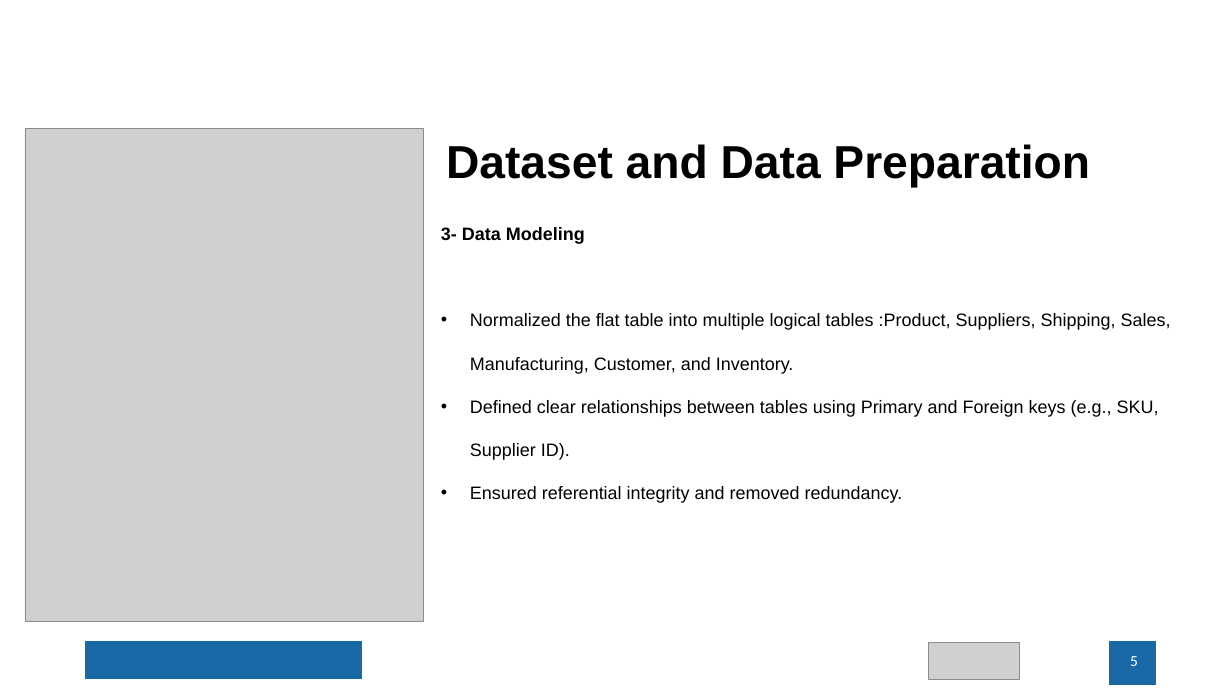
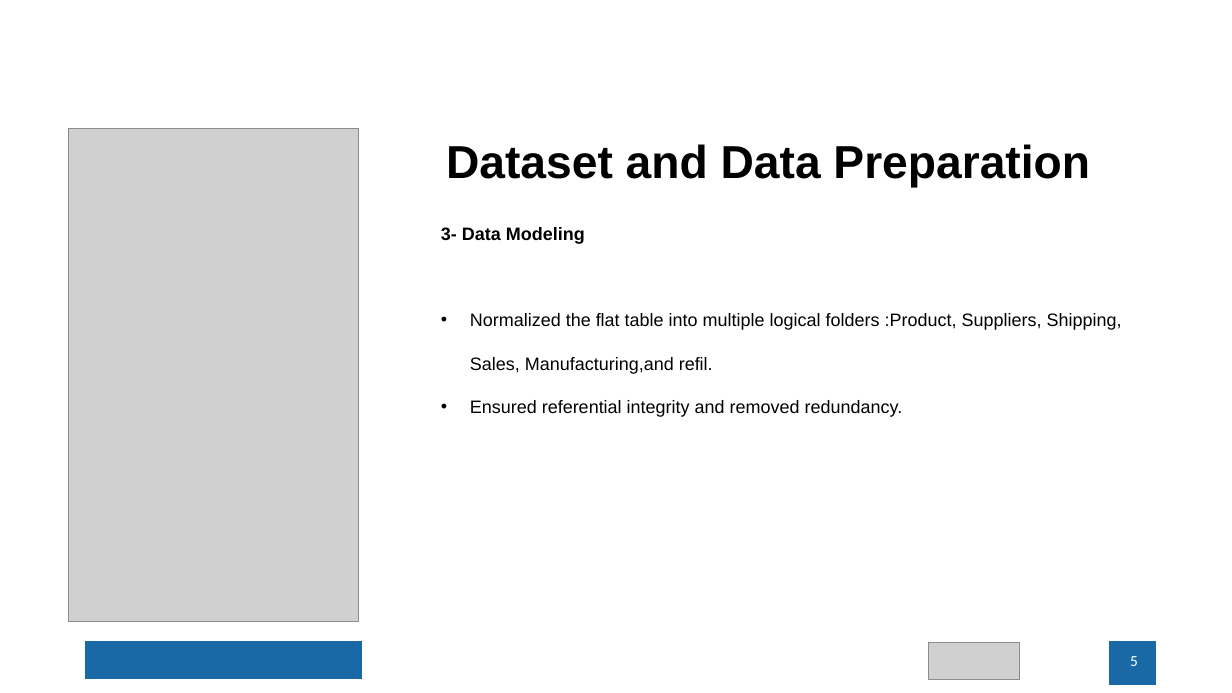
Before and after one commit to Moeayman13/supply-chain-analysis, a slide deck: slide 5 of Project presentation/presentation .pptx. Drawn at 1232x693 pixels with LibreOffice and Linux fonts; fonts in the diff are those of the drawing; grey boxes stand for pictures; background and template pictures are left out. Boxes give left, top, right and bottom in pixels: in the first picture for what was removed or moved away, otherwise in the second. Text is boxed around its words. In the diff, an @@ line names an element or a change of style, - is before the commit and + after.

```diff
--- a/Project presentation/presentation .pptx
+++ b/Project presentation/presentation .pptx
@@ picture: place and size @@
-picture at (25,128,423,622)
+picture at (68,128,359,622)
@@ text at (470,313,1122,374): text changed @@
-• Normalized the flat table into multiple logical tables :Product, Suppliers, Shipping, Sales, Manufacturing, Customer, and Inventory.
-• Defined clear relationships between tables using Primary and Foreign keys (e.g., SKU, Supplier ID).
+• Normalized the flat table into multiple logical folders :Product, Suppliers, Shipping, Sales, Manufacturing,and refil.
```
Also in this commit, not shown: 8 other slides changed.
